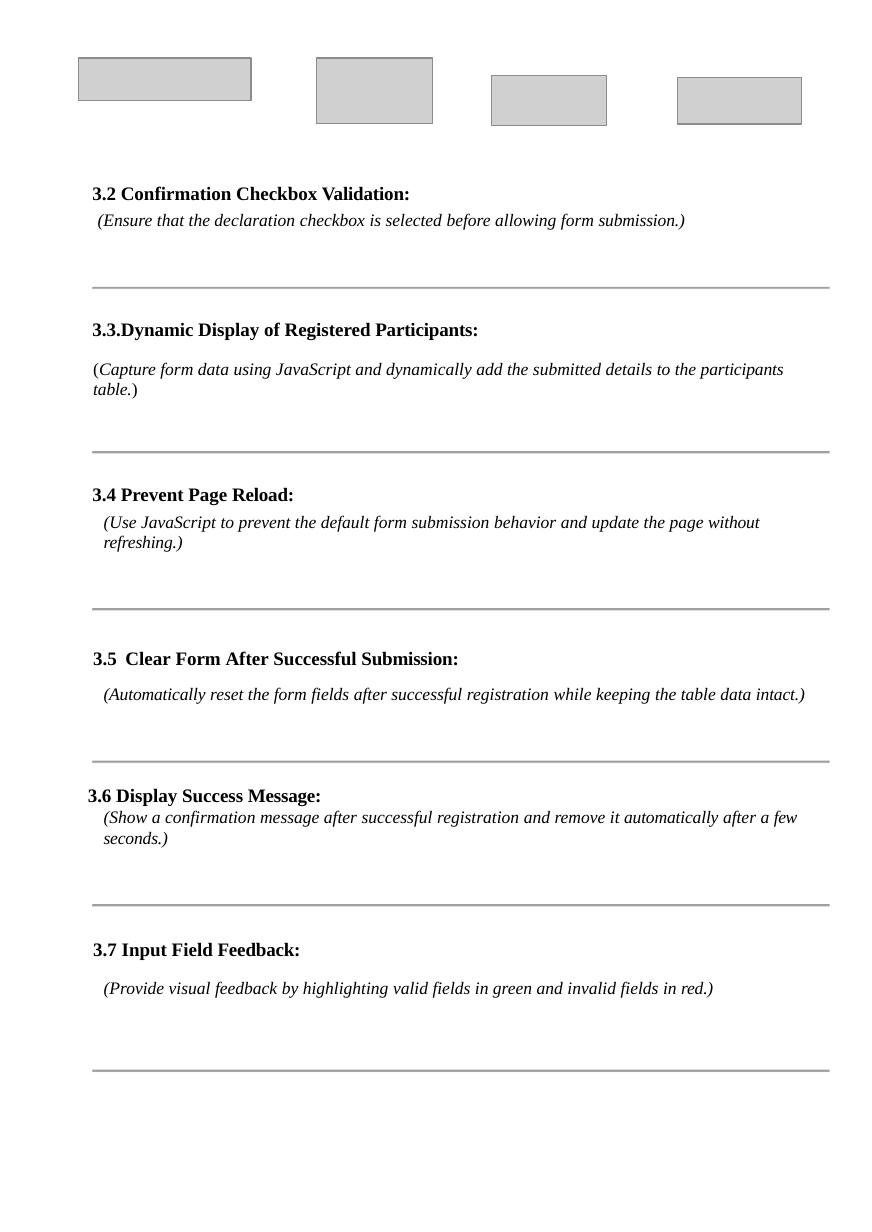
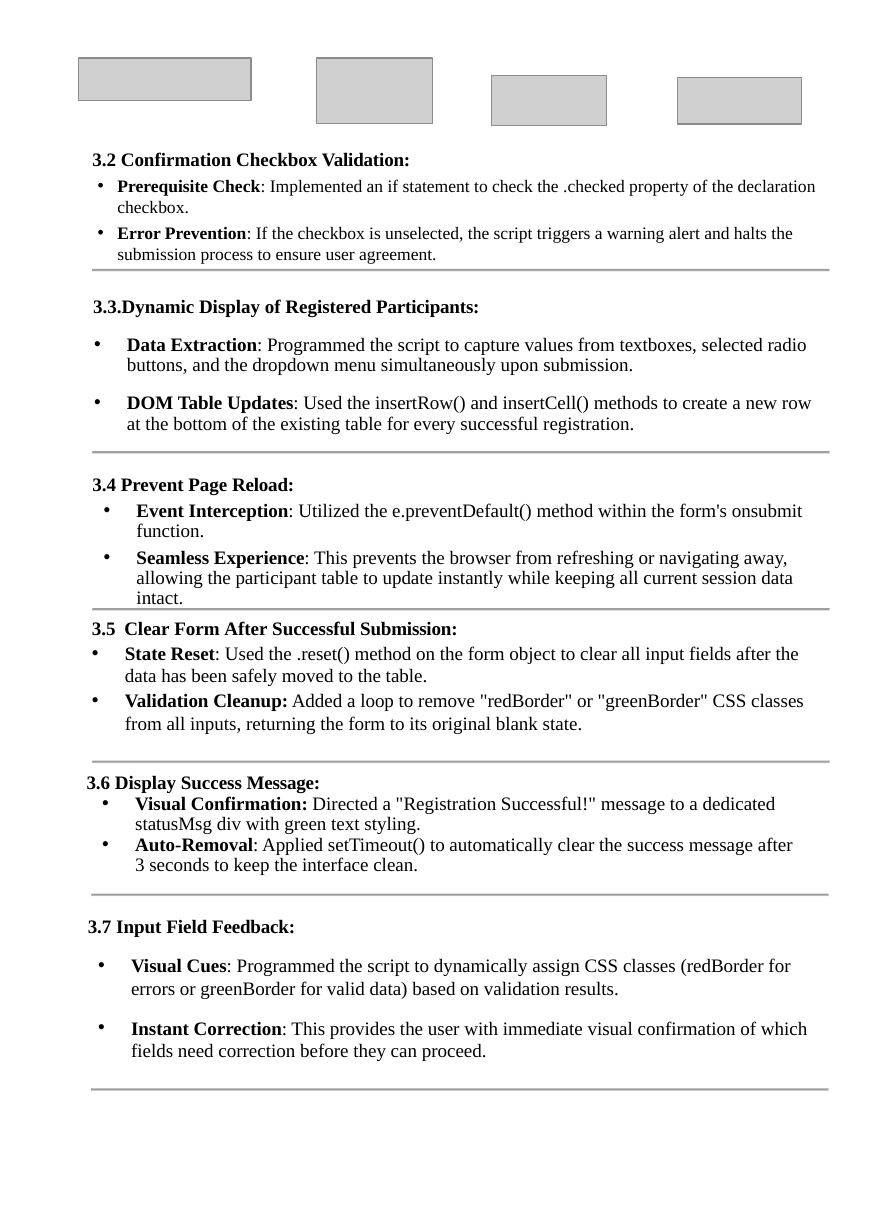
Before and after one commit to mr-heain/event-registration, a slide deck: slide 2 of ppt/FE Assignment Template-3.pptx. Drawn at 872x1232 pixels with LibreOffice and Linux fonts; fonts in the diff are those of the drawing; grey boxes stand for pictures. Boxes give left, top, right and bottom in pixels: in the first picture for what was removed or moved away, otherwise in the second. Text is boxed around its words. In the diff, an @@ line names an element or a change of style, - is before the commit and + after.

Commit message:
complete editing ppt

```diff
--- a/ppt/FE Assignment Template-3.pptx
+++ b/ppt/FE Assignment Template-3.pptx
@@ text "3.2 Confirmation Checkbox Validation:": place and size @@
-text "3.2 Confirmation Checkbox Validation:" at <box>92,186,685,230</box>
+text "3.2 Confirmation Checkbox Validation:" at <box>92,152,816,264</box>
@@ text at <box>117,179,816,264</box>: text changed; italic off @@
-(Ensure that the declaration checkbox is selected before allowing form submission.)
+• Prerequisite Check: Implemented an if statement to check the .checked property of the declaration checkbox.
+• Error Prevention: If the checkbox is unselected, the script triggers a warning alert and halts the submission process to ensure user agreement.
@@ 3 freeform shapes: place and size @@
-3 freeform shapes at <box>93,286,830,289</box>
+3 freeform shapes at <box>93,269,830,271</box>
@@ text "3.3.Dynamic Display of Registered Participants:": place and size @@
-text "3.3.Dynamic Display of Registered Participants:" at <box>92,322,784,399</box>
+text "3.3.Dynamic Display of Registered Participants:" at <box>93,299,812,434</box>
@@ 3 freeform shapes: place and size @@
-3 freeform shapes at <box>93,288,830,290</box>
+3 freeform shapes at <box>93,270,830,272</box>
@@ text at <box>127,337,812,434</box>: text changed; size 12 to 13 pt; italic off @@
-(Capture form data using JavaScript and dynamically add the submitted details to the participants table.)
+• Data Extraction: Programmed the script to capture values from textboxes, selected radio buttons, and the dropdown menu simultaneously upon submission.
+• DOM Table Updates: Used the insertRow() and insertCell() methods to create a new row at the bottom of the existing table for every successful registration.
@@ text "3.4 Prevent Page Reload:": place and size @@
-text "3.4 Prevent Page Reload:" at <box>92,487,760,552</box>
+text "3.4 Prevent Page Reload:" at <box>92,477,803,609</box>
@@ text at <box>136,503,803,609</box>: text changed; size 12 to 13 pt; italic off @@
-(Use JavaScript to prevent the default form submission behavior and update the page without refreshing.)
+• Event Interception: Utilized the e.preventDefault() method within the form's onsubmit function.
+• Seamless Experience: This prevents the browser from refreshing or navigating away, allowing the participant table to update instantly while keeping all current session data intact.
@@ text "3.5 Clear Form After Successful ...": place and size @@
-text "3.5 Clear Form After Successful ..." at <box>93,651,805,704</box>
+text "3.5 Clear Form After Successful ..." at <box>92,621,804,734</box>
@@ text at <box>125,646,804,734</box>: text changed; size 12 to 13 pt; italic off @@
-(Automatically reset the form fields after successful registration while keeping the table data intact.)
+• State Reset: Used the .reset() method on the form object to clear all input fields after the data has been safely moved to the table.
+• Validation Cleanup: Added a loop to remove "redBorder" or "greenBorder" CSS classes from all inputs, returning the form to its original blank state.
@@ text "3.6 Display Success Message:": place and size @@
-text "3.6 Display Success Message:" at <box>88,788,798,847</box>
+text "3.6 Display Success Message:" at <box>87,775,793,875</box>
@@ text at <box>135,796,793,875</box>: text changed; size 12 to 13 pt; italic off @@
-(Show a confirmation message after successful registration and remove it automatically after a few seconds.)
+• Visual Confirmation: Directed a "Registration Successful!" message to a dedicated statusMsg div with green text styling.
+• Auto-Removal: Applied setTimeout() to automatically clear the success message after 3 seconds to keep the interface clean.
@@ 6 freeform shapes: place and size @@
-6 freeform shapes at <box>93,905,830,907</box>
+6 freeform shapes at <box>92,894,829,896</box>
@@ text "3.7 Input Field Feedback:": place and size @@
-text "3.7 Input Field Feedback:" at <box>93,942,713,998</box>
+text "3.7 Input Field Feedback:" at <box>88,919,807,1061</box>
@@ text at <box>131,958,807,1061</box>: text changed; size 12 to 13 pt; italic off @@
-(Provide visual feedback by highlighting valid fields in green and invalid fields in red.)
+• Visual Cues: Programmed the script to dynamically assign CSS classes (redBorder for errors or greenBorder for valid data) based on validation results.
+• Instant Correction: This provides the user with immediate visual confirmation of which fields need correction before they can proceed.
@@ 6 freeform shapes: place and size @@
-6 freeform shapes at <box>93,1070,830,1072</box>
+6 freeform shapes at <box>92,1089,829,1091</box>
```
Also in this commit, not shown: 3 slides added, 2 slides removed, 2 other files.
